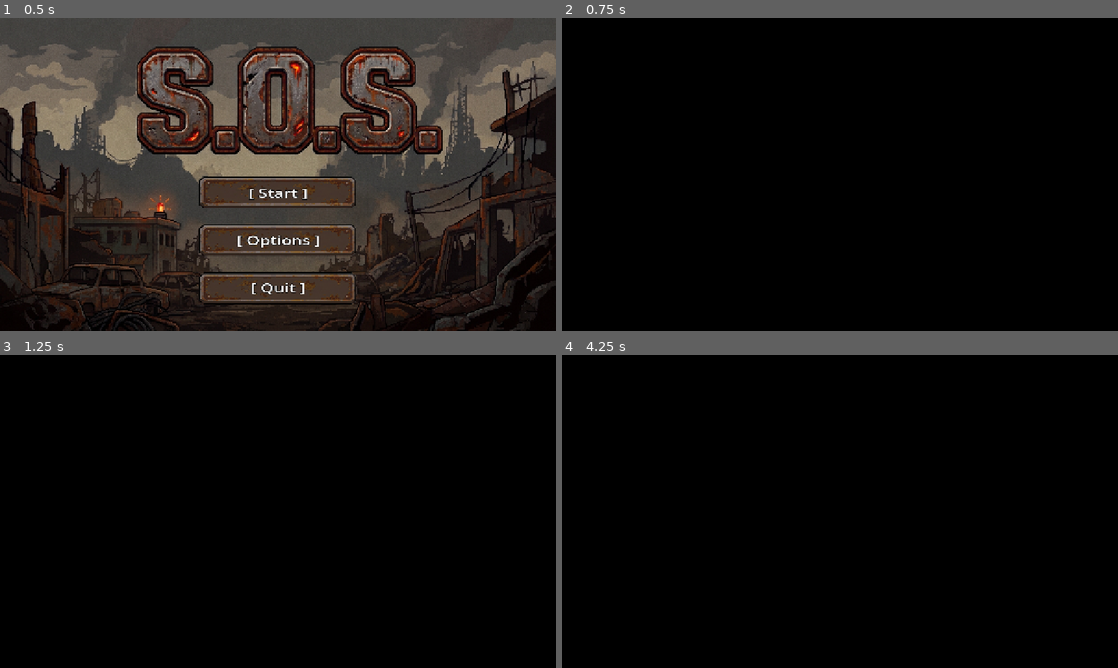
Above: before the commit, frames 1-4 (two rows, left to right).
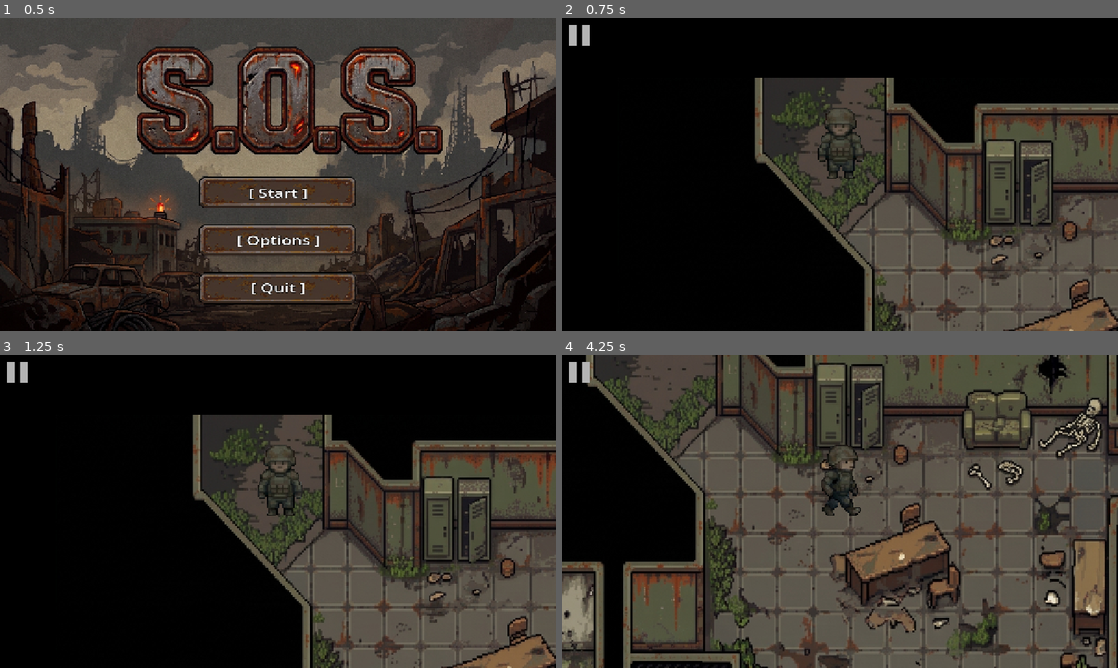
Above: after the commit, the same moments.

Repository: attonEli/MRUHacks2026
Game: Godot game, scene res://scenes/scene_manager.tscn
Two runs of this game, one before a commit and one after it. Both use one fixed random seed, a clock stepped at 60 frames per second and the inputs below. The engine's default icon, where the game draws it, is replaced by a stand-in: a white triangle on a blue panel in a dark square.
Inputs (mouse positions are in pixels of both pictures, inside the frame that each line leads up to):
- Up to frame 1 (0.5 s): no input
- Up to frame 2 (0.75 s): click "[ Start ]" at 0.5 s
- Up to frame 3 (1.25 s): no input
- Up to frame 4 (4.25 s): click (578, 370) at 1.27 s; tap Enter at 2 s; hold D (ui_right) 2.03-2.78 s; hold E (interact) 2.03-2.78 s; tap Space at 2.27, 3.02 s; hold S (ui_down) 2.78-3.53 s; tap E (interact) at 2.85 s; hold D (ui_right) from 3.53 s (still down); hold E (interact) from 3.53 s (still down); tap Backspace at 3.6 s

Frame 1 is identical in both runs. In frame 2, 39% of the frame differs, in the area x 1-100%, y 2-100%; in frame 3, 39%; in frame 4, 83%, in the area x 0-100%, y 0-100%.
Error before the commit: Cannot call method 'instantiate' on a null value. (res://scenes/scene_manager.gd:23)

Commit message:
Fix map.tscn ext_resource order broken by merge
The wyatt-branch merge placed the pickup, readable, telegraph and cabinet
ext_resources after the inline GDScript sub_resources, which Godot's scene
loader rejects. Move them back into the ext_resource block.

Diff:
--- a/assets/map assets/map.tscn
+++ b/assets/map assets/map.tscn
@@ -22,6 +22,10 @@
 [ext_resource type="Texture2D" uid="uid://d0k0n0txsag20" path="res://assets/map assets/ledges/Screenshot 2026-10-25 041019.png" id="19_30ivl"]
 [ext_resource type="Texture2D" uid="uid://ckm16pvis3qfi" path="res://assets/map assets/ledges/Screenshot 2026-10-25 041111.png" id="20_wvext"]
 [ext_resource type="Texture2D" uid="uid://bw8ebky33s3br" path="res://assets/map assets/ledges/Screenshot 2026-10-25 041250.png" id="21_wvext"]
+[ext_resource type="PackedScene" uid="uid://cubf40iw3bxih" path="res://scenes/interacts/pickup/pickup.tscn" id="3_3jtja"]
+[ext_resource type="PackedScene" uid="uid://dvv7j5vg8afvy" path="res://scenes/interacts/pickup/readable.tscn" id="4_dpqlu"]
+[ext_resource type="PackedScene" uid="uid://cpgp5vt60rh5c" path="res://scenes/interacts/pickup/telegraph.tscn" id="5_vuvwp"]
+[ext_resource type="PackedScene" uid="uid://bm36cx4ucx6r0" path="res://scenes/interacts/cabinet/cabinet.tscn" id="6_dpqlu"]
 
 [sub_resource type="GDScript" id="GDScript_nqc2k"]
 script/source = "extends Sprite2D
@@ -54,10 +58,6 @@
 func _process(delta: float) -> void:
 	pass
 "
-[ext_resource type="PackedScene" uid="uid://cubf40iw3bxih" path="res://scenes/interacts/pickup/pickup.tscn" id="3_3jtja"]
-[ext_resource type="PackedScene" uid="uid://dvv7j5vg8afvy" path="res://scenes/interacts/pickup/readable.tscn" id="4_dpqlu"]
-[ext_resource type="PackedScene" uid="uid://cpgp5vt60rh5c" path="res://scenes/interacts/pickup/telegraph.tscn" id="5_vuvwp"]
-[ext_resource type="PackedScene" uid="uid://bm36cx4ucx6r0" path="res://scenes/interacts/cabinet/cabinet.tscn" id="6_dpqlu"]
 
 [sub_resource type="RectangleShape2D" id="RectangleShape2D_xrivr"]
 size = Vector2(78, 272.5)
